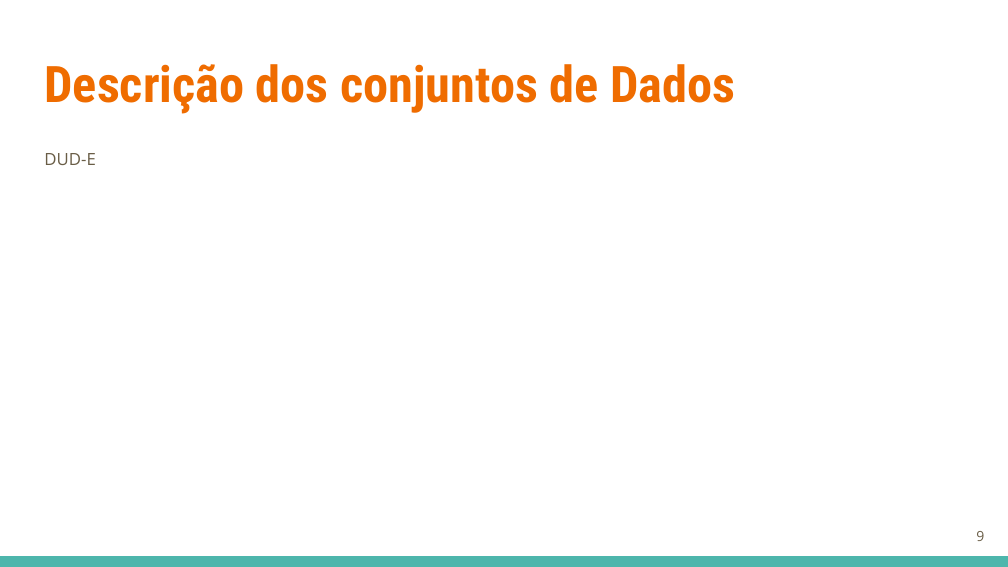
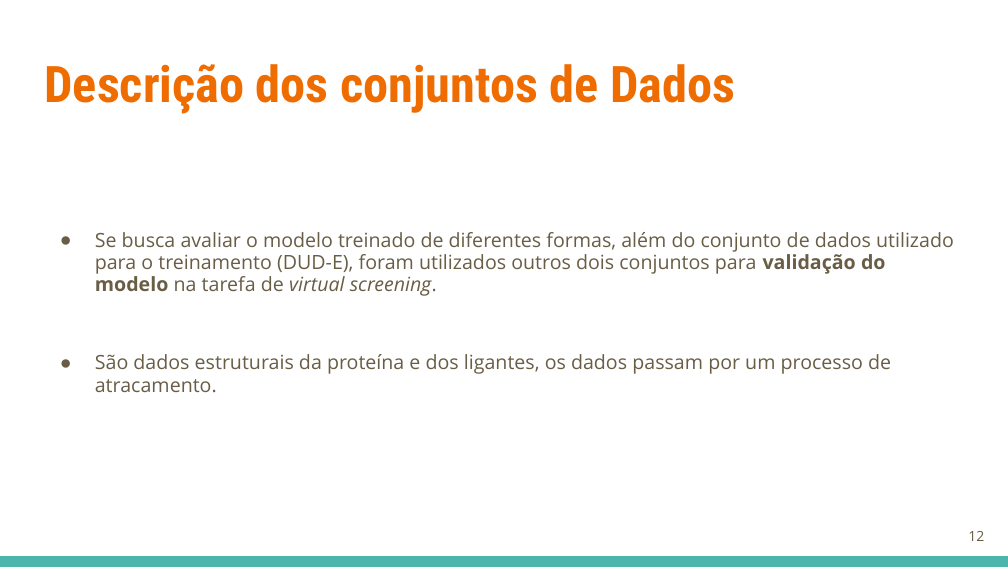
Before and after one commit to GuilhermeGraeff/Docking-Input, a slide deck: slide 12 of apresentacao/Virtual Screening.odp (slide 9 before the commit). Drawn at 1008x567 pixels with LibreOffice and Linux fonts; fonts in the diff are those of the drawing. Boxes give left, top, right and bottom in pixels: in the first picture for what was removed or moved away, otherwise in the second. Text is boxed around its words. In the diff, an @@ line names an element or a change of style, - is before the commit and + after.

```diff
--- a/apresentacao/Virtual Screening.odp
+++ b/apresentacao/Virtual Screening.odp
@@ text at (95, 232, 954, 392): text changed; size 12 to 14 pt @@
-DUD-E
+● Se busca avaliar o modelo treinado de diferentes formas, além do conjunto de dados utilizado para o treinamento (DUD-E), foram utilizados outros dois conjuntos para validação do modelo na tarefa de virtual screening.
+● São dados estruturais da proteína e dos ligantes, os dados passam por um processo de atracamento.
@@ page number at (968, 531, 984, 541): text changed @@
-9
+12
```
Also in this commit, not shown: 7 other slides changed, 15 slides added, 7 slides removed, 2 other files.
